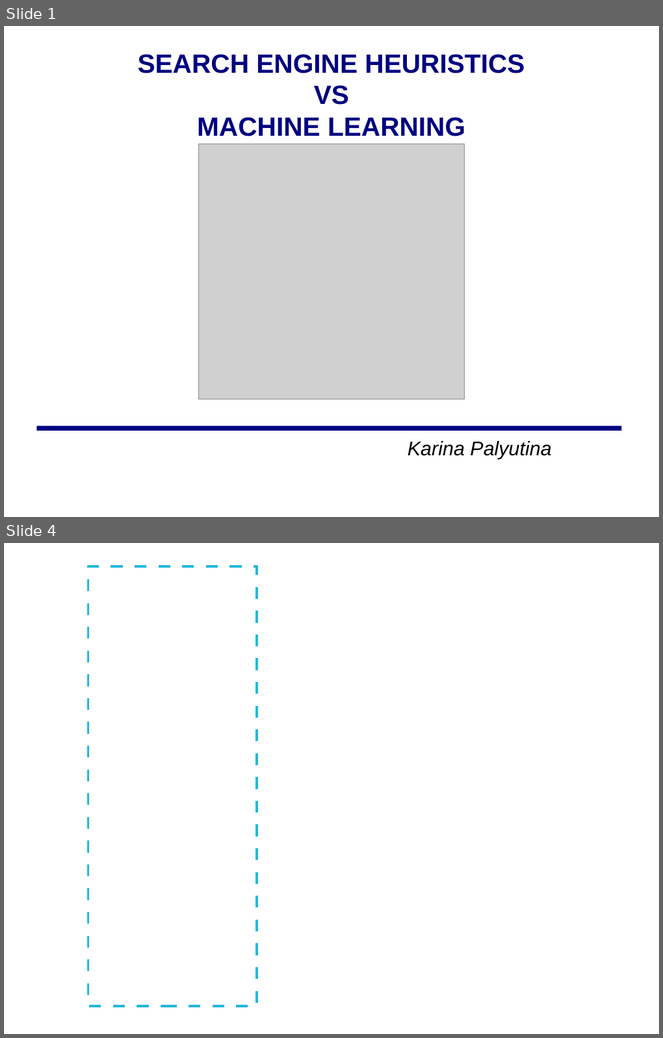
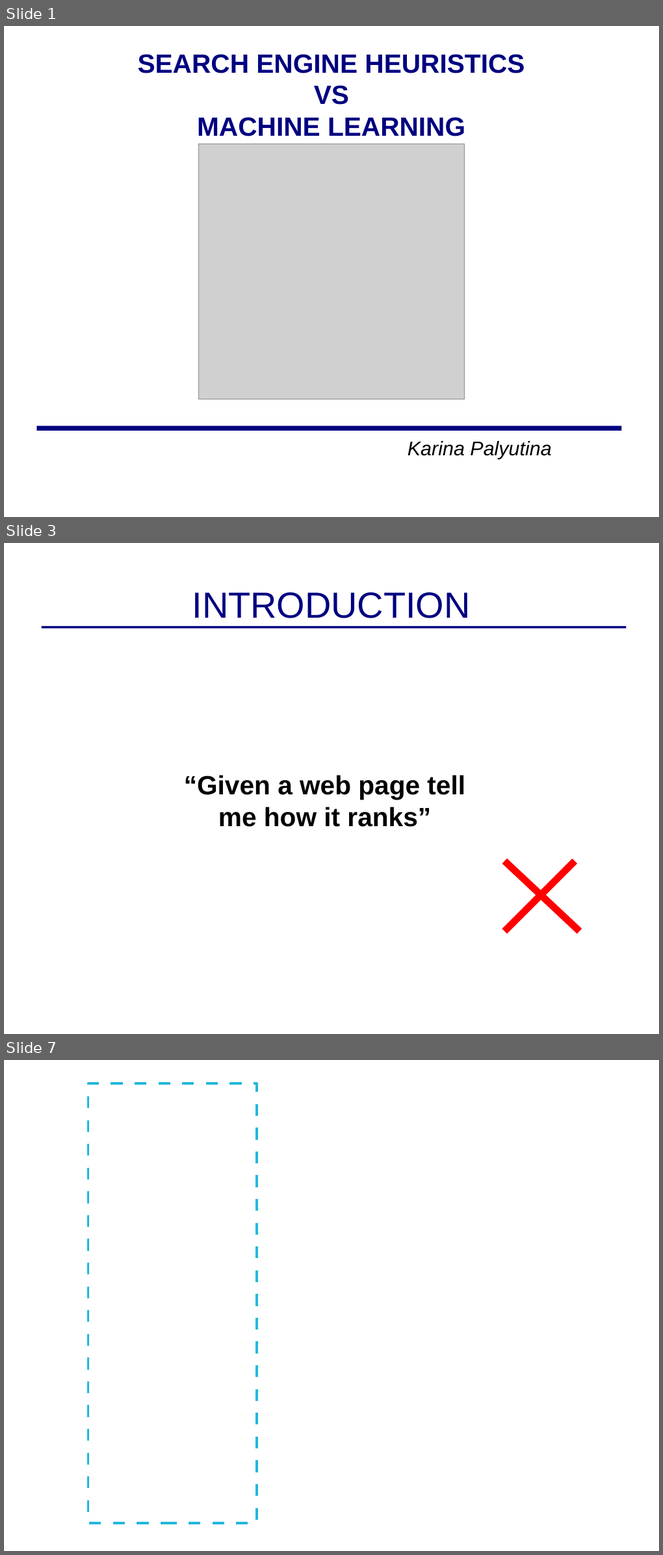
Before and after one commit to kp368/Dissertation-Project, a slide deck: progpres.odp. Shown one above the other, each under a label of ours: slides 1 and 4 before the commit, slides 1, 3 and 7 after it; the slides between them are not shown. The pictures are 663x1038 and 663x1555 pixels, drawn with LibreOffice and Linux fonts; fonts in the diff are those of the drawing; grey boxes stand for pictures; background and template pictures are left out. Boxes give left, top, right and bottom in pixels: in the first picture for what was removed or moved away, otherwise in the second. Text is boxed around its words. In the diff, an @@ line names an element or a change of style, - is before the commit and + after.

```diff
--- a/progpres.odp
+++ b/progpres.odp
@@ slide 3 added at bbox=[4, 543, 659, 1034], background #FFFFFF @@
@@ title added at bbox=[192, 592, 471, 618], 44 pt, text #000080 @@
+INTRODUCTION
@@ line added from (42, 627) to (627, 627), #000080 2.83 pt @@
@@ subtitle added at bbox=[184, 775, 466, 827], 32 pt, text #000000, bold @@
+“Given a web page tell
+me how it ranks”
@@ line added from (505, 861) to (580, 932), #FF0000 8.5 pt @@
@@ line added from (575, 861) to (505, 932), #FF0000 8.5 pt @@
@@ what was slide 4 is now slide 7 @@
```
Also in this commit, not shown: 1 slide changed, 8 other slides added, 6 slides removed.
